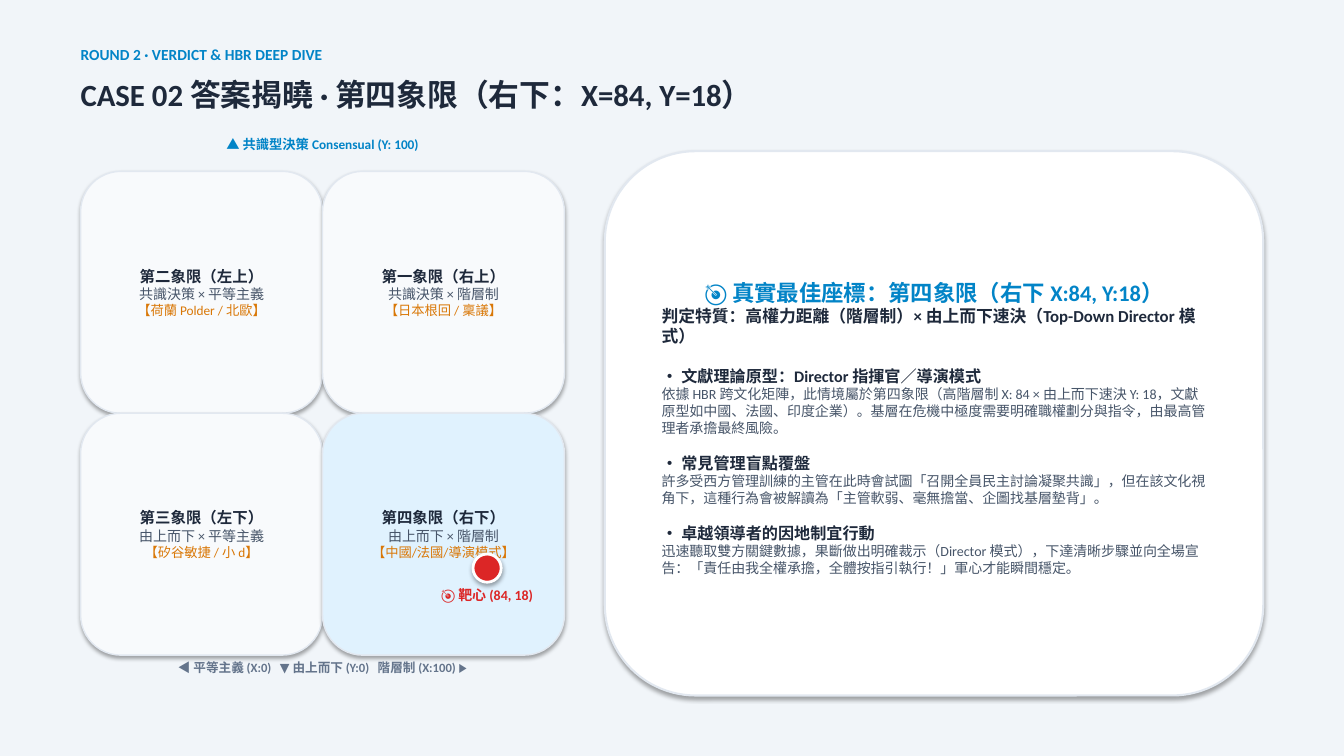
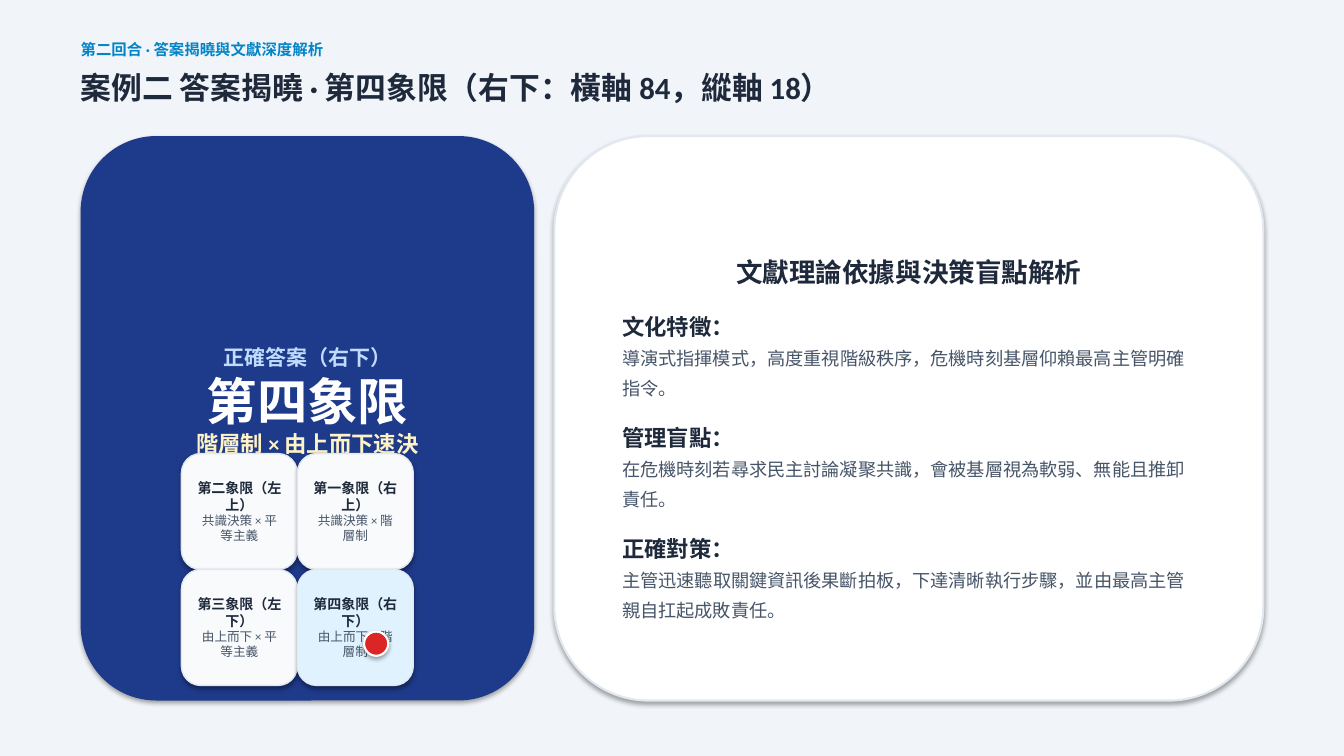
Before and after one commit to routerdd1818-tech/OB, a slide deck: slide 8 of 誰是文化王_備案簡報_Who_Is_Culture_King.pptx. Drawn at 1344x756 pixels with LibreOffice and Linux fonts; fonts in the diff are those of the drawing. Boxes give left, top, right and bottom in pixels: in the first picture for what was removed or moved away, otherwise in the second. Text is boxed around its words. In the diff, an @@ line names an element or a change of style, - is before the commit and + after.

```diff
--- a/誰是文化王_備案簡報_Who_Is_Culture_King.pptx
+++ b/誰是文化王_備案簡報_Who_Is_Culture_King.pptx
@@ text at [81,42,324,57]: text changed @@
-ROUND 2 · VERDICT & HBR DEEP DIVE
+第二回合 · 答案揭曉與文獻深度解析
@@ text at [81,72,832,103]: text changed @@
-CASE 02 答案揭曉 · 第四象限（右下：X=84, Y=18）
+案例二 答案揭曉 · 第四象限（右下：橫軸 84，縱軸 18）
@@ rounded rectangle "正確答案（右下）": place and size @@
-rounded rectangle "正確答案（右下）" at [81,171,323,413]
+rounded rectangle "正確答案（右下）" at [81,136,534,701]
@@ rounded rectangle "正確答案（右下）" at [81,136,534,701]: fill #F8FAFC to #1E3A8A; outline #E2E8F0 1 pt to none @@
@@ text removed at [243,138,418,151] @@
-▲ 共識型決策 Consensual (Y: 100)
@@ rounded rectangle "文獻理論依據與決策盲點解析": place and size @@
-rounded rectangle "文獻理論依據與決策盲點解析" at [605,151,1263,696]
+rounded rectangle "文獻理論依據與決策盲點解析" at [555,136,1263,701]
@@ text in rounded rectangle at [622,259,1185,619]: text changed; size 10 to 13 pt @@
-🎯 真實最佳座標：第四象限（右下 X:84, Y:18）
-判定特質：高權力距離（階層制）× 由上而下速決（Top-Down Director 模式）
-• 文獻理論原型：Director 指揮官／導演模式
-依據 HBR 跨文化矩陣，此情境屬於第四象限（高階層制 X: 84 × 由上而下速決 Y: 18，文獻原型如中國、法國、印度企業）。基層在危機中極度需要明確職權劃分與指令，由最高管理者承擔最終風險。
-• 常見管理盲點覆盤
-許多受西方管理訓練的主管在此時會試圖「召開全員民主討論凝聚共識」，但在該文化視角下，這種行為會被解讀為「主管軟弱、毫無擔當、企圖找基層墊背」。
-• 卓越領導者的因地制宜行動
-迅速聽取雙方關鍵數據，果斷做出明確裁示（Director 模式），下達清晰步驟並向全場宣告：「責任由我全權承擔，全體按指引執行！」軍心才能瞬間穩定。
+文獻理論依據與決策盲點解析
+文化特徵：
+導演式指揮模式，高度重視階級秩序，危機時刻基層仰賴最高主管明確指令。
+管理盲點：
+在危機時刻若尋求民主討論凝聚共識，會被基層視為軟弱、無能且推卸責任。
+正確對策：
+主管迅速聽取關鍵資訊後果斷拍板，下達清晰執行步驟，並由最高主管親自扛起成敗責任。
@@ text in rounded rectangle at [196,347,419,524]: text changed; size 9.5 to 15 pt; text colour #D97706 to #E2E8F0; bold on @@
-第二象限（左上）
-共識決策 × 平等主義
-【荷蘭 Polder / 北歐】
+正確答案（右下）
+第四象限
+階層制 × 由上而下速決
+🎯 靶心座標：(84, 18)
+選對組別 + 100 分
@@ rounded rectangle "第二象限（左上）": place and size @@
-rounded rectangle "第二象限（左上）" at [323,171,565,413]
+rounded rectangle "第二象限（左上）" at [181,454,297,570]
@@ rounded rectangle "第一象限（右上）": place and size @@
-rounded rectangle "第一象限（右上）" at [81,413,323,655]
+rounded rectangle "第一象限（右上）" at [297,454,413,570]
@@ text in rounded rectangle at [198,481,282,541]: text changed; size 9.5 to 9 pt; text colour #D97706 to #475569 @@
-第一象限（右上）
-共識決策 × 階層制
-【日本根回 / 稟議】
+第二象限（左上）
+共識決策 × 平等主義
@@ text in rounded rectangle at [313,481,397,541]: text changed; text colour #475569 to #1E293B; bold on @@
-第三象限（左下）
-由上而下 × 平等主義
-【矽谷敏捷 / 小 d】
+第一象限（右上）
+共識決策 × 階層制
@@ ellipse removed at [473,555,501,583] @@
@@ rounded rectangle "第三象限（左下）": place and size @@
-rounded rectangle "第三象限（左下）" at [323,413,565,655]
+rounded rectangle "第三象限（左下）" at [181,570,297,686]
@@ rounded rectangle "第三象限（左下）" at [181,570,297,686]: fill #E0F2FE to #F8FAFC @@
@@ text in rounded rectangle at [198,597,282,657]: text changed; size 9.5 to 9 pt; text colour #D97706 to #475569 @@
-第四象限（右下）
-由上而下 × 階層制
-【中國/法國/導演模式】
+第三象限（左下）
+由上而下 × 平等主義
@@ rounded rectangle added at [297,570,413,686], fill #E0F2FE, outline #E2E8F0 1 pt, 10 pt, text #1E293B, bold @@
+第四象限（右下）
+由上而下 × 階層制
@@ text removed at [458,588,534,602] @@
-🎯 靶心 (84, 18)
@@ ellipse added at [364,632,388,656], fill #DC2626, outline #FFFFFF 1.5 pt @@
@@ text removed at [193,661,455,674] @@
-◀ 平等主義 (X:0) ▼ 由上而下 (Y:0) 階層制 (X:100) ▶
```
Also in this commit, not shown: 14 other slides changed, 9 other files.
